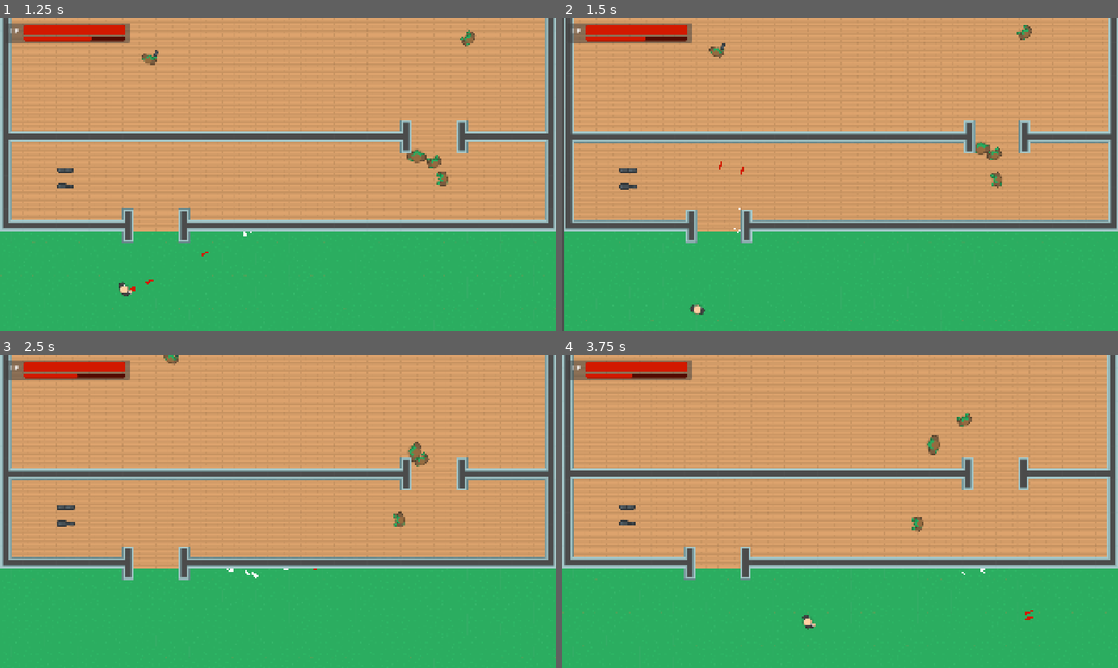
Above: before the commit, frames 1-4 (two rows, left to right).
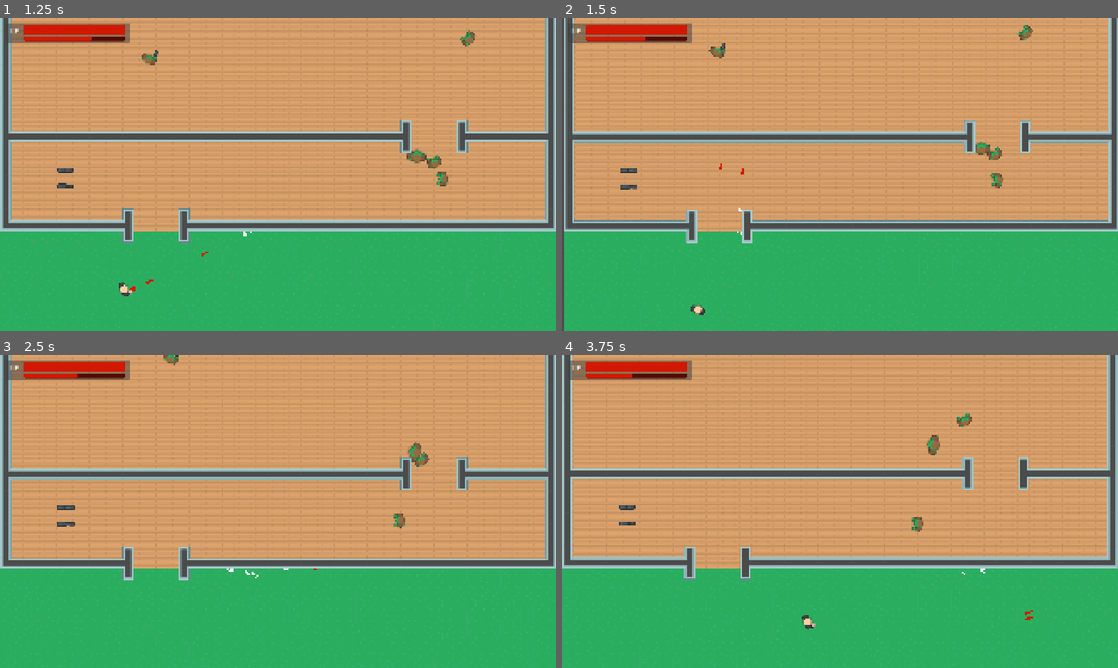
Above: after the commit, the same moments.

Repository: noor-shalaby/velvet-venom
Game: Godot game, scene res://scenes/levels/test_level3_prototype.tscn
Two runs of this game, one before a commit and one after it. Both use one fixed random seed, a clock stepped at 60 frames per second and the inputs below. This scene is started directly instead of the project's main scene.
Inputs (mouse positions are in pixels of both pictures, inside the frame that each line leads up to):
- Up to frame 1 (1.25 s): move the mouse to (400, 158) at 0.52 s; press the mouse at (400, 158) at 0.53 s; hold D (right) from 0.53 s (still down); right-click (400, 158) at 0.8 s
- Up to frame 2 (1.5 s): move the mouse to (728, 190) at 1.27 s; release D (right) at 1.28 s; release the mouse at (728, 190) at 1.28 s; hold S (down) from 1.28 s (still down); right-click (728, 190) at 1.35 s
- Up to frame 3 (2.5 s): click (166, 527) at 1.55 s; move the mouse to (333, 442) at 2.02 s; release S (down) at 2.03 s; hold D (right) from 2.03 s (still down); hold Shift (dash) from 2.03 s (still down); right-click (333, 442) at 2.3 s
- Up to frame 4 (3.75 s): move the mouse to (812, 574) at 2.77 s; release D (right) at 2.78 s; release Shift (dash) at 2.78 s; hold W (up) 2.78-3.53 s; click (812, 574) at 2.85 s; move the mouse to (1006, 558) at 3.52 s; hold A (left) from 3.53 s (still down); hold Right mouse button (fire_alt) from 3.53 s (still down)

Frame 1 is identical in both runs. In frame 2, 1.9% of the frame differs, in the area x 0-100%, y 0-97%; in frame 3, 1.8%; in frame 4, 0.4%.

Commit message:
fixed a bug where all the zombies with hp less then the ZombieNorm would blink right on entering the screen

Diff:
--- a/scripts/characters/player.gd
+++ b/scripts/characters/player.gd
@@ -17,7 +17,7 @@
 func set_hp(new_hp):
 	if new_hp < hp:
 		blink()
-		cam_ctrl.screenshake((float(hp - new_hp) / hp_max) * 32, 0.2)
+		cam_ctrl.screenshake((float(hp - new_hp) / hp_max) * 40, 0.2)
 
 	hp = clamp(new_hp, 0, hp_max)
 	emit_signal("hp_changed", hp, hp_max)
--- a/scripts/characters/player_norm.gd
+++ b/scripts/characters/player_norm.gd
@@ -124,7 +124,7 @@
 		bullet.wall_puncture = held_weapon["wall_puncture"]
 		bullet.shooter = self
 		game.add_child(bullet)
-		cam_ctrl.screenshake(max(1, held_weapon["multishot"] / 2), 0.1)
+		cam_ctrl.screenshake(max(1.64, held_weapon["multishot"] / 1.32), 0.1)
 		for shot in range(held_weapon["multishot"] - 1):
 			bullet = bullet_scene.instantiate()
 			bullet.global_position = muzzle.global_position
--- a/scripts/characters/player_vamp.gd
+++ b/scripts/characters/player_vamp.gd
@@ -107,7 +107,7 @@
 		bloodshot.wall_puncture = wep["wall_puncture"]
 		bloodshot.shooter = self
 		game.add_child(bloodshot)
-		cam_ctrl.screenshake(max(1, wep["multishot"] / 2), 0.1)
+		cam_ctrl.screenshake(max(1.64, wep["multishot"] / 1.32), 0.1)
 		for shot in range(wep["multishot"] - 1):
 			bloodshot = bloodshot_scene.instantiate()
 			bloodshot.global_position = muzzle.global_position
--- a/scripts/characters/zombie.gd
+++ b/scripts/characters/zombie.gd
@@ -17,7 +17,7 @@
 var hp := max_hp:
 	set = set_hp
 func set_hp(new_hp):
-	if new_hp < hp:
+	if new_hp < hp and not _readying:
 		blink()
 
 	hp = clamp(new_hp, 0, max_hp)
@@ -63,9 +63,12 @@
 @onready var vis_notifier: VisibleOnScreenNotifier2D = $VisibleOnScreenNotifier
 @onready var vis_enabler: VisibleOnScreenEnabler2D = $VisibleOnScreenEnabler
 
+var _readying: bool = true
+
 func _ready():
 	global_rotation_degrees = randf_range(-180.0, 180.0)
 	hp = max_hp
+	_readying = false
 
 
 
Not shown, changed: Devlog.txt
